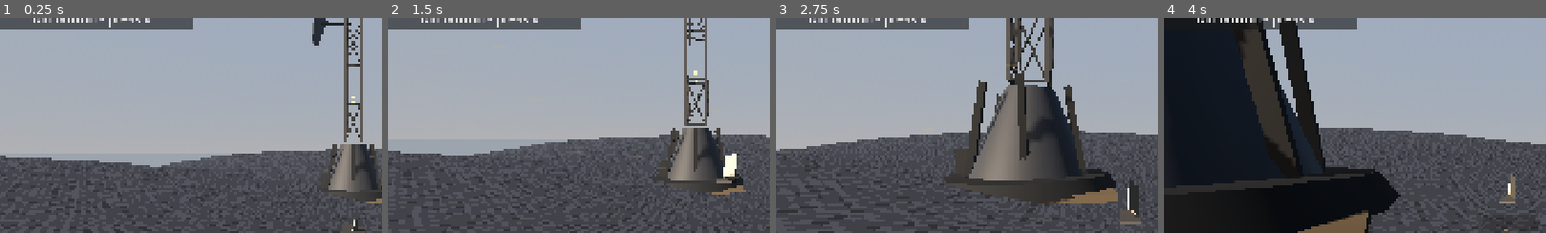
Above: before the commit, frames 1-4 (left to right).
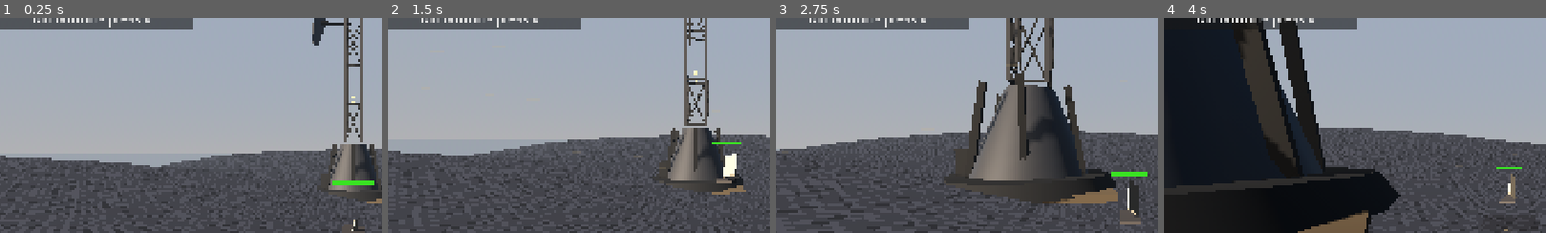
Above: after the commit, the same moments.

Repository: oleskulbru-commits/energy-glider
Game: Godot game, scene res://scenes/main.tscn
Two runs of this game, one before a commit and one after it. Both use one fixed random seed, a clock stepped at 60 frames per second and the inputs below.
Inputs (mouse positions are % of the whole screen's width and height, from its top left):
- Up to frame 1 (0.25 s): no input
- Up to frame 2 (1.5 s): move the mouse to (55, 50) at 0.52 s; hold Shift (boost) 0.53-1.28 s; hold W (move_forward) from 0.53 s (still down); click (55, 50) at 0.67 s; tap Space (jump) at 0.77 s; move the mouse to (45, 50) at 1.27 s; tap E (interact) at 1.35 s
- Up to frame 3 (2.75 s): keep holding W (move_forward); tap Space (jump) at 1.52 s; move the mouse to (52, 48) at 2.02 s; hold Q (radar_pulse) from 2.03 s (still down)
- Up to frame 4 (4 s): keep holding W (move_forward); move the mouse to (49, 52) at 2.77 s; release Q (radar_pulse) at 2.78 s; tap Shift (boost) at 2.85 s; click (49, 52) at 2.92 s; tap Space (jump) at 3.02, 3.77 s; move the mouse to (57, 51) at 3.52 s; hold E (interact) from 3.53 s (still down)
The pictures show only the part of the screen within x 4-54%, y 18-68%; the shares and areas given below are measured in that part.

The runs differ from the first frame. In frame 1, 0.2% of the frame differs, in the area x 87-98%, y 75-78%; in frame 2, less than 0.1%; in frame 3, 0.2%; in frame 4, less than 0.1%.

Commit message:
Add spawn grace period to enemy stream spawner
- Introduced a SPAWN_GRACE_SEC constant to manage a delay before enemy spawning after the E.O.N. run starts.
- Updated enemy stream spawner logic to incorporate the grace period, preventing spawns during this time.
- Enhanced verification script to ensure the spawn grace period is correctly set to 3 seconds, improving gameplay consistency.

Diff:
--- a/scripts/enemies/enemy_stream_spawner.gd
+++ b/scripts/enemies/enemy_stream_spawner.gd
@@ -6,6 +6,8 @@
 const SwarmPillScene := preload("res://scenes/enemies/swarm_pill.tscn")
 const SwarmPillScript := preload("res://scripts/enemies/swarm_pill.gd")
 const EonDirectorScript := preload("res://scripts/game/eon_director.gd")
+
+const SPAWN_GRACE_SEC := 3.0
 
 @export var player_rig_path: NodePath
 @export var terrain_manager_path: NodePath
@@ -19,6 +21,7 @@
 var _director: EonDirectorScript
 var _rng := RandomNumberGenerator.new()
 var _spawn_cooldown := 0.0
+var _grace_left := 0.0
 var _active: Array[Node] = []
 
 
@@ -31,24 +34,32 @@
 		_terrain = get_node_or_null(terrain_manager_path) as TerrainManager
 	if eon_director_path != NodePath():
 		_director = get_node_or_null(eon_director_path) as EonDirectorScript
-	call_deferred("_connect_glider")
+	call_deferred("_connect_signals")
 
 
-func _connect_glider() -> void:
+func _connect_signals() -> void:
 	var glider := _get_glider()
-	if glider == null:
-		return
-	if not glider.run_ended.is_connected(_on_run_ended):
+	if glider != null and not glider.run_ended.is_connected(_on_run_ended):
 		glider.run_ended.connect(_on_run_ended)
+	if _director != null and _director.has_signal("run_started"):
+		if not _director.run_started.is_connected(_on_run_started):
+			_director.run_started.connect(_on_run_started)
+
+
+func _on_run_started() -> void:
+	_grace_left = SPAWN_GRACE_SEC
 
 
 func _on_run_ended() -> void:
 	clear_stream()
+	_grace_left = 0.0
 
 
 func _physics_process(delta: float) -> void:
 	_cull_active()
 	_spawn_cooldown = maxf(_spawn_cooldown - delta, 0.0)
+	if _grace_left > 0.0:
+		_grace_left = maxf(_grace_left - delta, 0.0)
 
 	if not _should_spawn():
 		return
@@ -83,6 +94,8 @@
 
 func _should_spawn() -> bool:
 	if _director == null or not _director.is_run_active():
+		return false
+	if _grace_left > 0.0:
 		return false
 	var glider := _get_glider()
 	if glider == null or glider.is_run_ended():
--- a/scripts/enemies/verify_enemy_stream.gd
+++ b/scripts/enemies/verify_enemy_stream.gd
@@ -1,6 +1,7 @@
 extends SceneTree
 
 const SwarmPillScript = preload("res://scripts/enemies/swarm_pill.gd")
+const EnemyStreamSpawnerScript = preload("res://scripts/enemies/enemy_stream_spawner.gd")
 
 
 func _init() -> void:
@@ -11,6 +12,7 @@
 	_verify_cap_curve()
 	_verify_spawn_offset()
 	_verify_knockback()
+	_verify_spawn_grace()
 	print("Enemy stream verification passed.")
 	quit(0)
 
@@ -49,6 +51,13 @@
 	_fail_unless(toward_pill.x < 0.0, "Symmetric case should push other way")
 
 
+func _verify_spawn_grace() -> void:
+	_fail_unless(
+		is_equal_approx(EnemyStreamSpawnerScript.SPAWN_GRACE_SEC, 3.0),
+		"Spawn grace should be 3 seconds after E.O.N. pickup"
+	)
+
+
 func _fail_unless(condition: bool, message: String) -> void:
 	if condition:
 		return
--- a/scripts/player/player_health_bar.gd
+++ b/scripts/player/player_health_bar.gd
@@ -4,7 +4,6 @@
 ## World-space HP bar above the glider (billboarded toward the active camera).
 
 const PlayerHealthScript = preload("res://scripts/player/player_health.gd")
-const EonDirectorScript = preload("res://scripts/game/eon_director.gd")
 
 const BAR_WIDTH := 1.4
 const BAR_HEIGHT := 0.14
@@ -23,7 +22,6 @@
 var _fill: MeshInstance3D
 var _fill_mesh: QuadMesh
 var _float_root: Node3D
-var _visible_for_run := false
 var _rng := RandomNumberGenerator.new()
 
 
@@ -34,9 +32,8 @@
 	_float_root = Node3D.new()
 	_float_root.name = "DamageFloats"
 	add_child(_float_root)
-	visible = false
+	visible = true
 	call_deferred("_connect_health")
-	call_deferred("_connect_director")
 
 
 func _process(_delta: float) -> void:
@@ -57,30 +54,8 @@
 	_on_health_changed(_health.get_current(), _health.get_max())
 
 
-func _connect_director() -> void:
-	var director := get_tree().get_first_node_in_group("eon_director") as EonDirectorScript
-	if director == null:
-		return
-	if director.has_signal("run_started") and not director.run_started.is_connected(_on_run_started):
-		director.run_started.connect(_on_run_started)
-	if director.has_signal("player_died") and not director.player_died.is_connected(_on_player_died):
-		director.player_died.connect(_on_player_died)
-	if director.is_run_active():
-		_on_run_started()
-
-
-func _on_run_started() -> void:
-	_visible_for_run = true
-	visible = true
-
-
-func _on_player_died(_pos: Vector3) -> void:
-	_visible_for_run = false
-	visible = false
-
-
 func _on_damaged(amount: int) -> void:
-	if amount <= 0 or not _visible_for_run:
+	if amount <= 0:
 		return
 	_spawn_damage_float(amount)
 
@@ -131,7 +106,7 @@
 				0.12,
 				1.0
 			)
-	visible = _visible_for_run
+	visible = true
 
 
 func _billboard() -> void:
